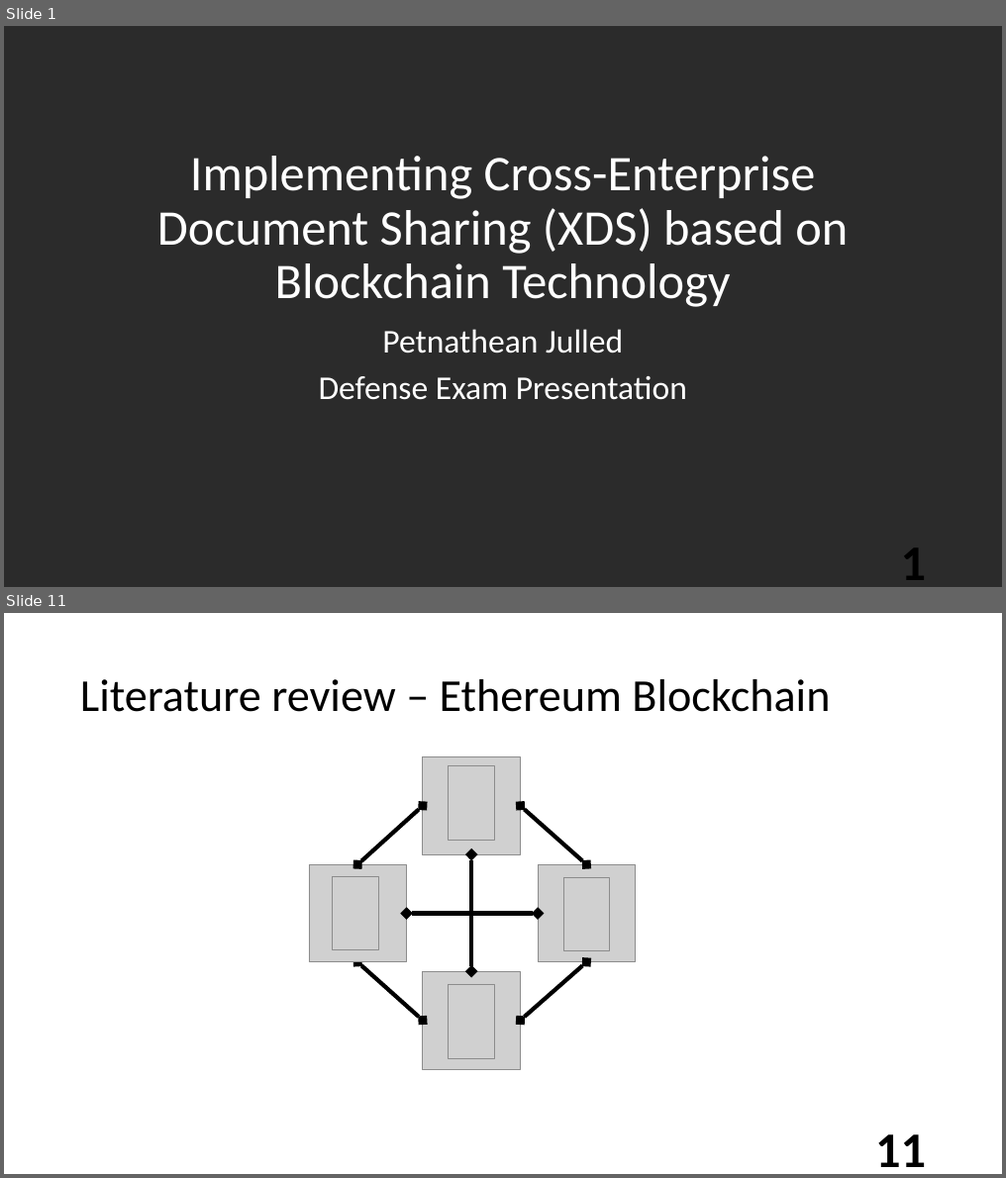
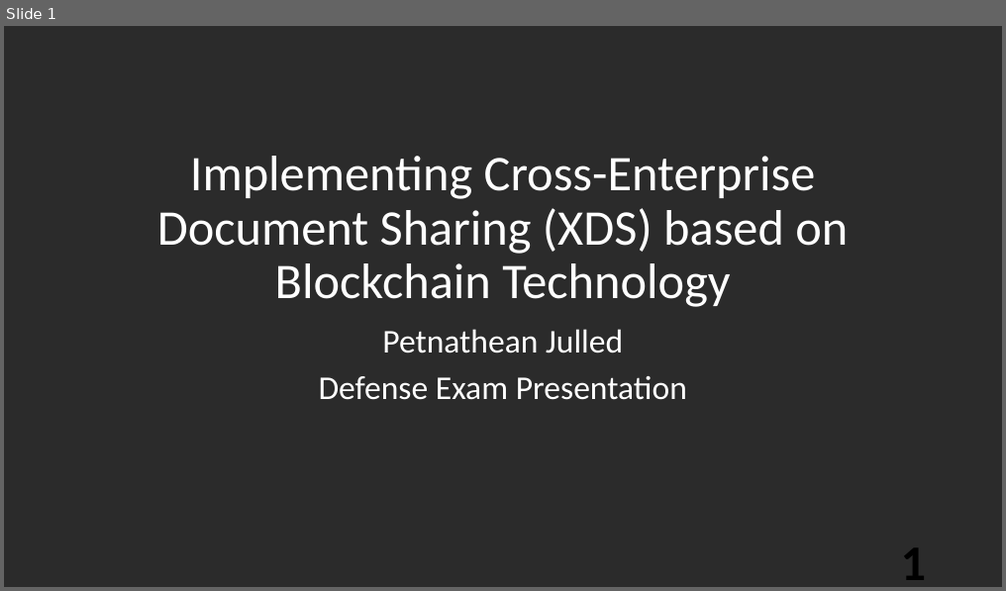
Before and after one commit to semiangel/XDSchain, a slide deck: Document/ProposalThesis/Defensev1.pptm. Shown one above the other, each under a label of ours: slides 1 and 11 before the commit, slide 1 after it; the slides between them are not shown. The pictures are 1006x1178 and 1006x591 pixels, drawn with LibreOffice and Linux fonts; fonts in the diff are those of the drawing; grey boxes stand for pictures; background and template pictures are left out; a plain dark background stands for a picture behind light text. Boxes give left, top, right and bottom in pixels: in the first picture for what was removed or moved away, otherwise in the second. Text is boxed around its words. In the diff, an @@ line names an element or a change of style, - is before the commit and + after.

```diff
--- a/Document/ProposalThesis/Defensev1.pptm
+++ b/Document/ProposalThesis/Defensev1.pptm
@@ slide 11 removed at (4,613,1002,1174), background picture (left out) @@
@@ title removed at (80,679,830,712) @@
-Literature review – Ethereum Blockchain
@@ picture removed at (423,757,520,854) @@
@@ picture removed at (449,766,495,840) @@
@@ double arrow removed from (358, 864) to (423, 806) @@
@@ double arrow removed from (521, 806) to (586, 864) @@
@@ picture removed at (309,864,406,961) @@
@@ picture removed at (333,876,379,950) @@
@@ double arrow removed from (472, 855) to (472, 971) @@
@@ picture removed at (538,864,635,961) @@
@@ picture removed at (563,877,610,951) @@
@@ double arrow removed from (407, 914) to (538, 914) @@
@@ double arrow removed from (358, 962) to (423, 1020) @@
@@ double arrow removed from (586, 962) to (521, 1020) @@
@@ picture removed at (423,971,520,1069) @@
@@ picture removed at (449,985,495,1059) @@
@@ page number removed at (875,1135,926,1167) @@
-11
```
Also in this commit, not shown: 18 slides changed, 41 slides added, 2 other slides removed, 38 other files.
